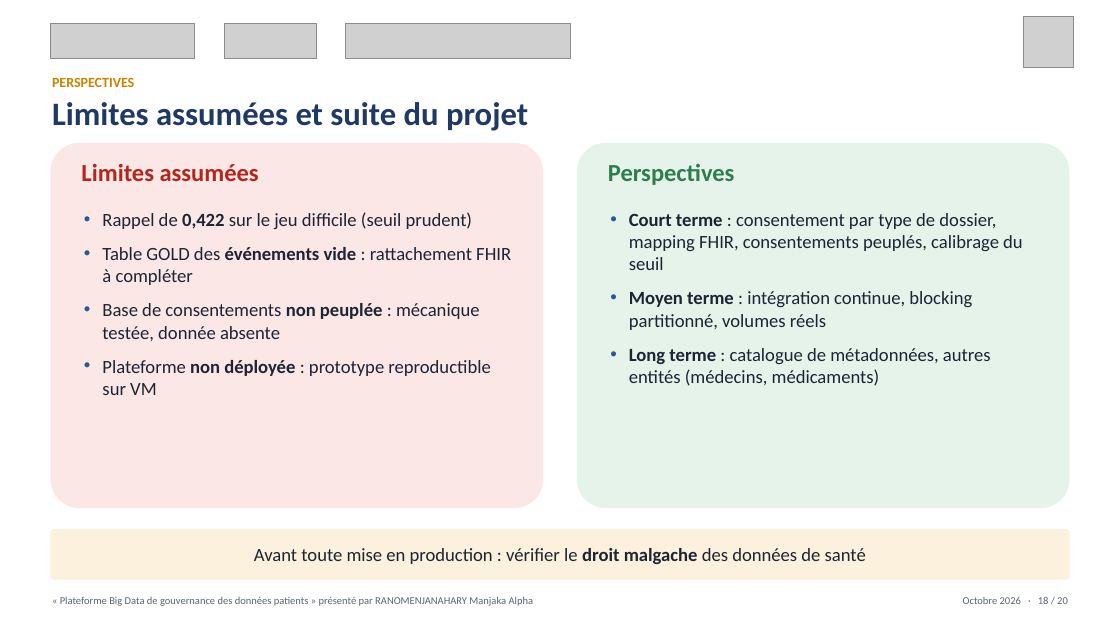
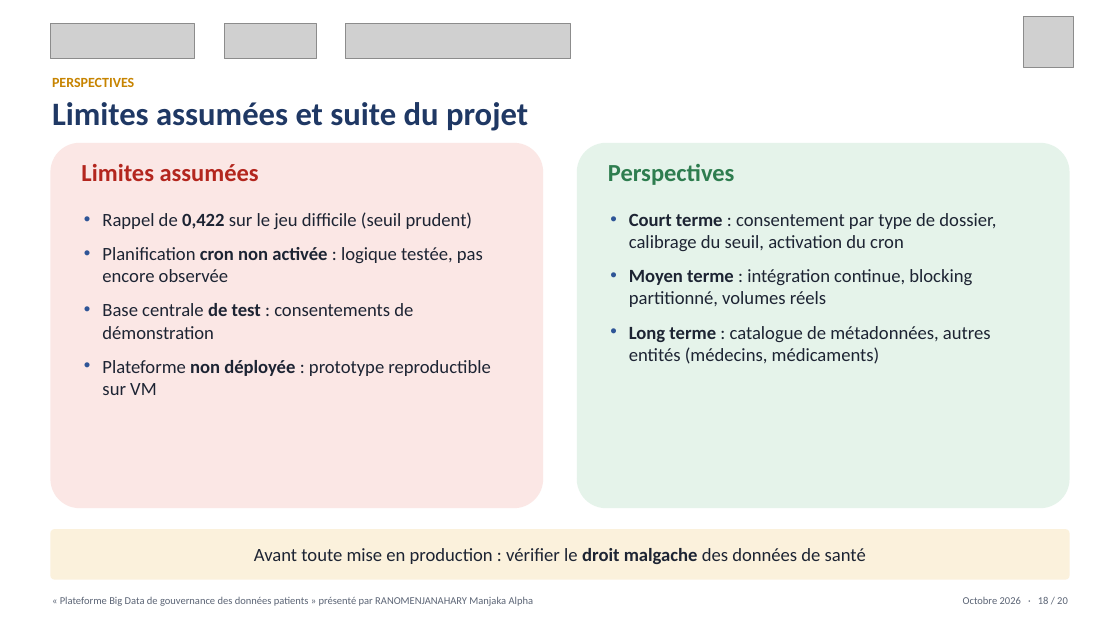
Before and after one commit to Alphamanjaka/test-big-data, a slide deck: slide 18 of documents/slide_soutenance/Soutenance_M2_MBDS_RANOMENJANAHARY.pptx. Drawn at 1120x630 pixels with LibreOffice and Linux fonts; fonts in the diff are those of the drawing; grey boxes stand for pictures. Boxes give left, top, right and bottom in pixels: in the first picture for what was removed or moved away, otherwise in the second. Text is boxed around its words. In the diff, an @@ line names an element or a change of style, - is before the commit and + after.

```diff
--- a/documents/slide_soutenance/Soutenance_M2_MBDS_RANOMENJANAHARY.pptx
+++ b/documents/slide_soutenance/Soutenance_M2_MBDS_RANOMENJANAHARY.pptx
@@ text at box(629, 213, 996, 251): text changed @@
-• Court terme : consentement par type de dossier, mapping FHIR, consentements peuplés, calibrage du seuil
+• Court terme : consentement par type de dossier, calibrage du seuil, activation du cron
@@ text at box(102, 247, 483, 339): text changed @@
-• Table GOLD des événements vide : rattachement FHIR à compléter
-• Base de consentements non peuplée : mécanique testée, donnée absente
+• Planification cron non activée : logique testée, pas encore observée
+• Base centrale de test : consentements de démonstration
```
Also in this commit, not shown: 3 other slides changed, 2 other files.
